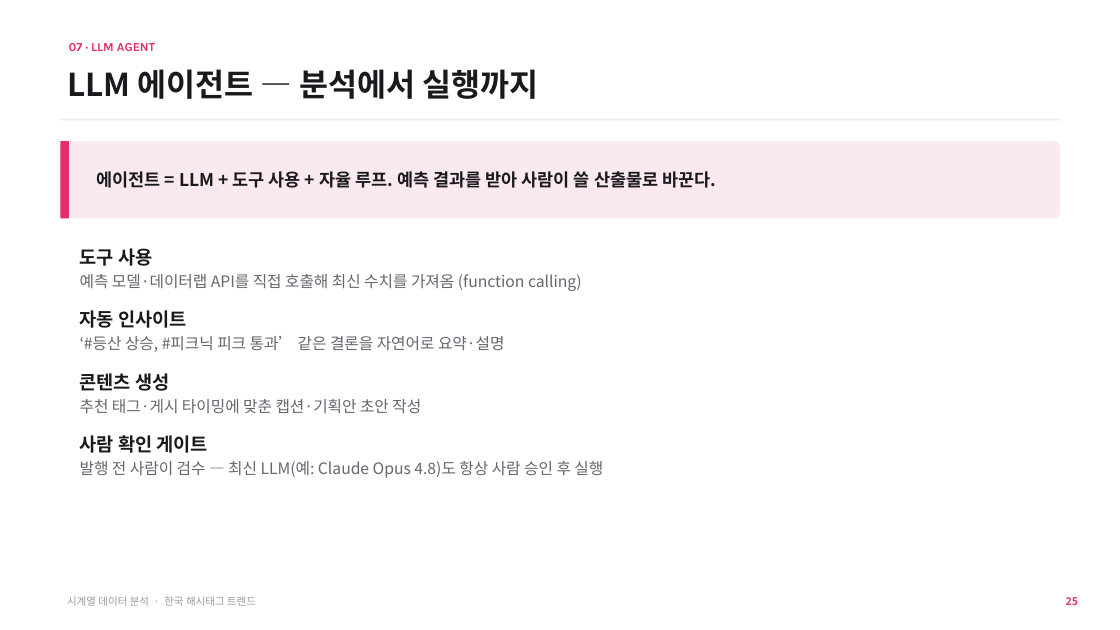
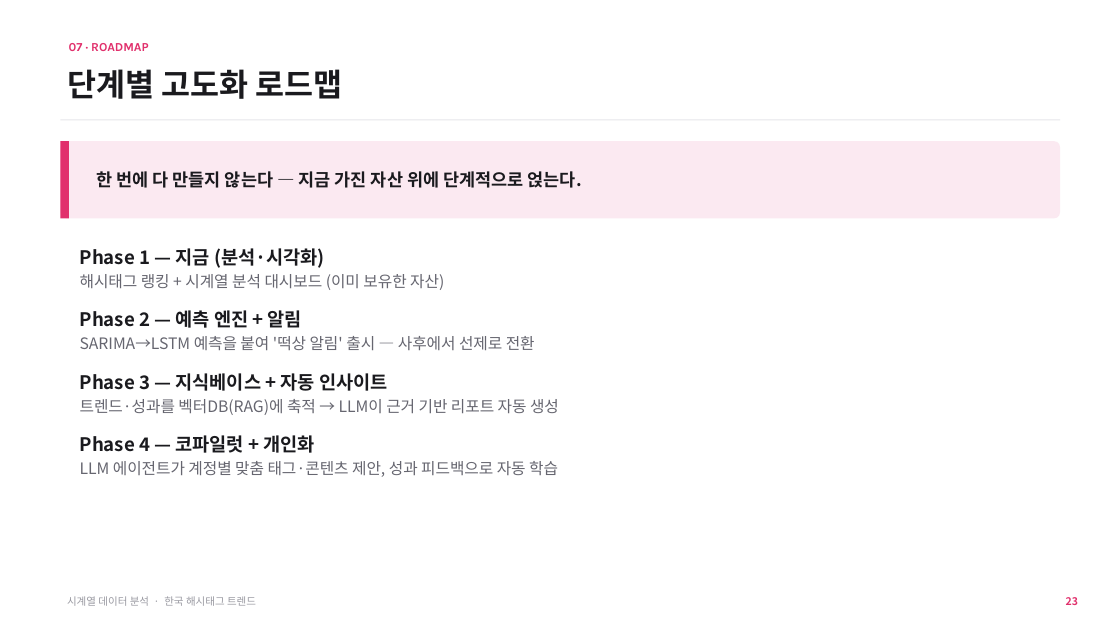
Before and after one commit to iluv4/insta_trend, a slide deck: slide 28 of presentation/insta_trend_timeseries.pptx (slide 30 before the commit). Drawn at 1120x630 pixels with LibreOffice and Linux fonts; fonts in the diff are those of the drawing. Boxes give left, top, right and bottom in pixels: in the first picture for what was removed or moved away, otherwise in the second. Text is boxed around its words. In the diff, an @@ line names an element or a change of style, - is before the commit and + after.

```diff
--- a/presentation/insta_trend_timeseries.pptx
+++ b/presentation/insta_trend_timeseries.pptx
@@ text at box(69, 43, 148, 51): text changed @@
-07 · LLM AGENT
+07 · ROADMAP
@@ text at box(67, 69, 342, 99): text changed @@
-LLM 에이전트 — 분석에서 실행까지
+단계별 고도화 로드맵
@@ text at box(96, 171, 582, 188): text changed @@
-에이전트 = LLM + 도구 사용 + 자율 루프. 예측 결과를 받아 사람이 쓸 산출물로 바꾼다.
+한 번에 다 만들지 않는다 — 지금 가진 자산 위에 단계적으로 얹는다.
@@ text at box(80, 248, 559, 477): text changed @@
-도구 사용
-예측 모델·데이터랩 API를 직접 호출해 최신 수치를 가져옴 (function calling)
-자동 인사이트
-‘#등산 상승, #피크닉 피크 통과’ 같은 결론을 자연어로 요약·설명
-콘텐츠 생성
-추천 태그·게시 타이밍에 맞춘 캡션·기획안 초안 작성
-사람 확인 게이트
-발행 전 사람이 검수 — 최신 LLM(예: Claude Opus 4.8)도 항상 사람 승인 후 실행
+Phase 1 — 지금 (분석·시각화)
+해시태그 랭킹 + 시계열 분석 대시보드 (이미 보유한 자산)
+Phase 2 — 예측 엔진 + 알림
+SARIMA→LSTM 예측을 붙여 '떡상 알림' 출시 — 사후에서 선제로 전환
+Phase 3 — 지식베이스 + 자동 인사이트
+트렌드·성과를 벡터DB(RAG)에 축적 → LLM이 근거 기반 리포트 자동 생성
+Phase 4 — 코파일럿 + 개인화
+LLM 에이전트가 계정별 맞춤 태그·콘텐츠 제안, 성과 피드백으로 자동 학습
@@ text at box(1066, 597, 1078, 605): text changed @@
-25
+23
```
Also in this commit, not shown: 6 other slides changed, 2 slides added, 3 slides removed, 2 other files.
